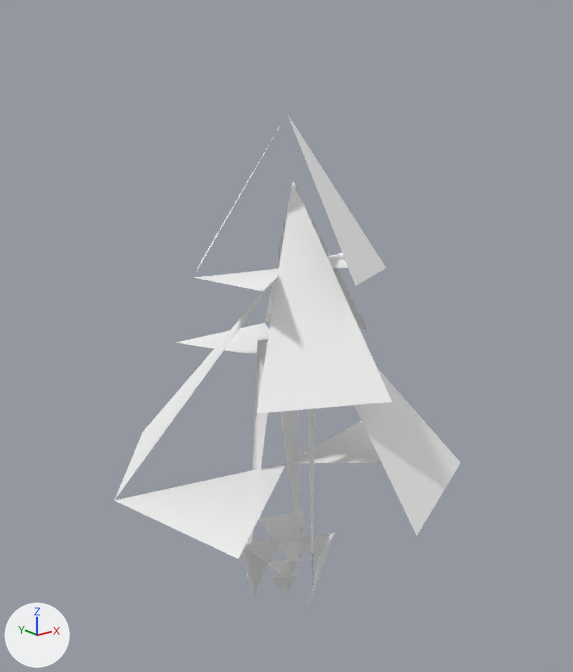
One commit to the glTF model apps/pod-web/public/assets/meshes/canopy-tree.lod2.glb: the scene before it, then after it.
Rendered twice from a camera (50 mm lens) standing at (-1.61, -2.01, 0.94) and looking at (-0.01, -0.01, 0.14). The lights are fixed; the arrows at lower left show +X, +Y and +Z. The first picture is the older version. Vertices at exactly the same position are counted once.
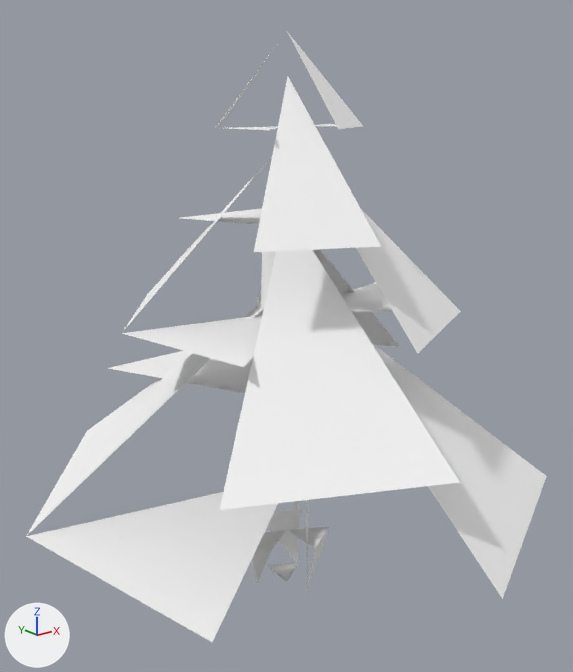
What differs and where, as boxes (x1, y1, x2, y2) in the pictures (573 x 672 px; the box of a moved part takes in the faces that stretch with it):
```json
{"object": "Mesh_0", "change": "reshaped", "before": [114, 115, 461, 608], "after": [26, 33, 547, 642], "on screen": "50% wider, 23% taller"}
{"part": 1, "of": "me_mesh_0", "change": "moved or reshaped", "before": [247, 339, 315, 592], "after": [261, 251, 308, 580], "on screen": "mostly hidden afterwards"}
{"part": 2, "of": "me_mesh_0", "change": "moved or reshaped", "before": [242, 533, 335, 608], "after": [251, 526, 329, 593]}
{"part": 3, "of": "me_mesh_0", "change": "moved or reshaped", "before": [259, 514, 304, 593], "after": [269, 509, 302, 581]}
{"part": 4, "of": "me_mesh_0", "change": "moved or reshaped", "before": [114, 279, 461, 559], "after": [26, 304, 547, 642]}
{"part": 5, "of": "me_mesh_0", "change": "moved or reshaped", "before": [176, 180, 392, 414], "after": [108, 249, 460, 510]}
{"part": 6, "of": "me_mesh_0", "change": "moved or reshaped", "before": [194, 115, 386, 291], "after": [122, 156, 461, 367]}
{"part": 7, "of": "me_mesh_0", "change": "added", "after": [182, 77, 381, 252]}
{"part": 8, "of": "me_mesh_0", "change": "added", "after": [216, 33, 363, 130]}
{"part": 9, "of": "me_mesh_0", "change": "moved or reshaped", "before": [267, 410, 301, 580], "after": [268, 501, 298, 579]}
```

Edits to the scene script, one JSON object a line:
```json
{"block": "me_mesh_0", "where": "# used by ob_mesh_0; location = (0.0, 0.0, 0.0)"}
{"block": "me_mesh_0", "where": "# verts and faces of me_mesh_0; kept vertices keep their numbers, new ones are numbered from 47"}
{"block": "me_mesh_0", "where": "# before: 3 (0.09, 0.05, 0.12), 4 (0.13, 0.08, -0.82) at pixel (300, 559), 5 (0.0, 0.1, 0.12) at pixel (268, 331), 10 (0.0, 0.15, -0.82), 11 (0.0, 0.0, -0.82) at pixel (286, 580)"}
{"op": "remove", "block": "me_mesh_0", "code": "me_mesh_0.from_pydata(...)  # 47 vertices, 23 faces; spans x -0.6..0.6, y -0.62..0.56, z -0.88..0.86"}
{"op": "add", "block": "me_mesh_0", "code": "me_mesh_0.from_pydata(...)  # 62 vertices, 30 faces; spans x -0.88..0.92, y -0.92..0.83, z -0.83..1.1"}
{"block": "me_mesh_0", "change": "me_mesh_0 part 1: the loose piece of 7 vertices spanning x -0.13..0.09, y -0.15..0.08, z -0.82..0.12 is scaled about its middle by (0.8, 0.8, 1.35), then moved by (0.0, 0.01, 0.17)"}
{"block": "me_mesh_0", "change": "me_mesh_0 part 2: the loose piece of 7 vertices spanning x -0.16..0.16, y -0.18..0.09, z -0.88..-0.64 is scaled about its middle by (0.891, 0.896, 0.917), then moved by (0.0, 0.0, 0.04)"}
{"block": "me_mesh_0", "change": "me_mesh_0 part 3: the loose piece of 5 vertices spanning x 0.0..0.16, y 0.0..0.18, z -0.88..-0.64 is moved by (-0.01, -0.01, 0.04)"}
{"block": "me_mesh_0", "change": "me_mesh_0 part 4: the loose piece of 8 vertices spanning x -0.6..0.6, y -0.62..0.56, z -0.34..0.38 is scaled about its middle by (1.48, 1.48, 1), then moved by (0.02, -0.02, -0.06)"}
{"block": "me_mesh_0", "change": "me_mesh_0 part 5: the loose piece of 7 vertices spanning x -0.34..0.51, y -0.46..0.45, z 0.03..0.65 is scaled about its middle by (1.58, 1.58, 1.06), then moved by (-0.03, -0.05, -0.1)"}
{"block": "me_mesh_0", "change": "me_mesh_0 part 6: the loose piece of 8 vertices spanning x -0.34..0.28, y -0.36..0.25, z 0.38..0.86 is scaled about its middle by (1.81, 1.81, 1.21), then moved by (0.06, 0.05, -0.12)"}
{"block": "me_mesh_0", "change": "me_mesh_0 part 7: the loose piece of 7 vertices spanning x -0.34..0.51, y -0.46..0.45, z 0.03..0.65 is copied, and the copy is scaled about its middle by (0.875, 0.875, 0.742), then moved by (-0.07, -0.05, 0.4); it spans x -0.35..0.39, y -0.45..0.35, z 0.51..0.97"}
{"block": "me_mesh_0", "change": "me_mesh_0 part 8: the loose piece of 8 vertices spanning x -0.34..0.28, y -0.36..0.25, z 0.38..0.86 is copied, and the copy is scaled about its middle by (0.75, 0.75, 0.583), then moved by (0.03, 0.04, 0.34); it spans x -0.23..0.23, y -0.24..0.22, z 0.82..1.1"}
{"block": "me_mesh_0", "change": "me_mesh_0 part 9"}
{"op": "add", "block": "me_mesh_0", "code": "delete_vertices([3, 4, 5, 10])  # with the faces that use them"}
{"op": "add", "block": "me_mesh_0", "code": "verts[47] = (0.07, 0.04, 0.46)"}
{"op": "add", "block": "me_mesh_0", "code": "verts[48] = (0.1, 0.06, -0.82)  # pixel (297, 562)"}
{"op": "add", "block": "me_mesh_0", "code": "verts[49] = (0.0, 0.08, 0.46)"}
{"op": "add", "block": "me_mesh_0", "code": "verts[50] = (0.0, 0.12, -0.82)  # pixel (267, 564)"}
{"op": "add", "block": "me_mesh_0", "code": "faces += [(47, 48, 49), (11, 50, 48)]"}
```
